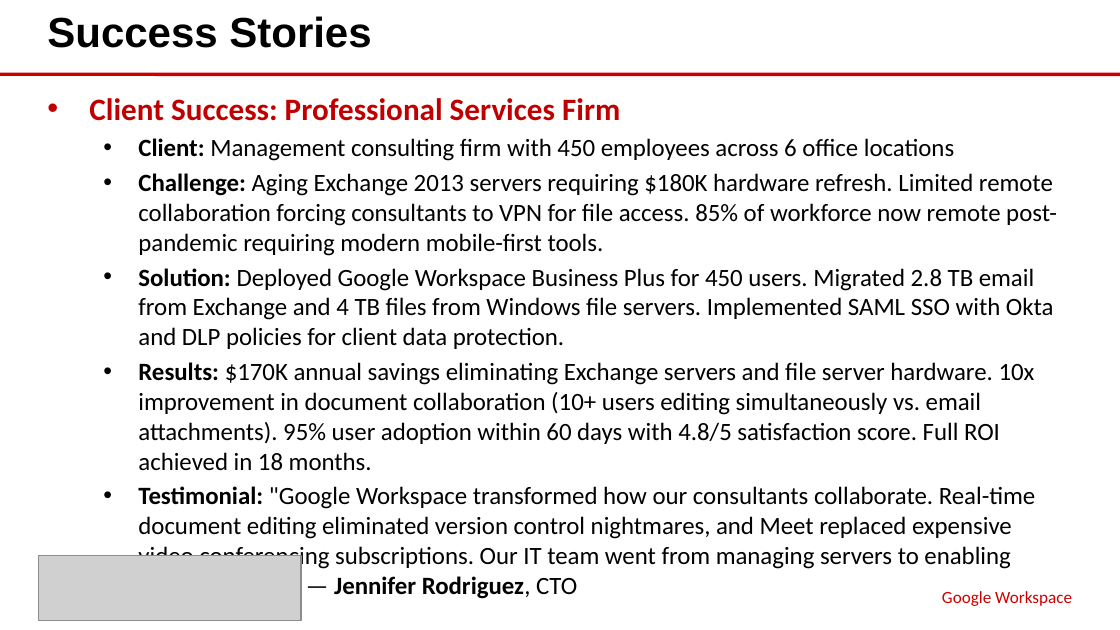
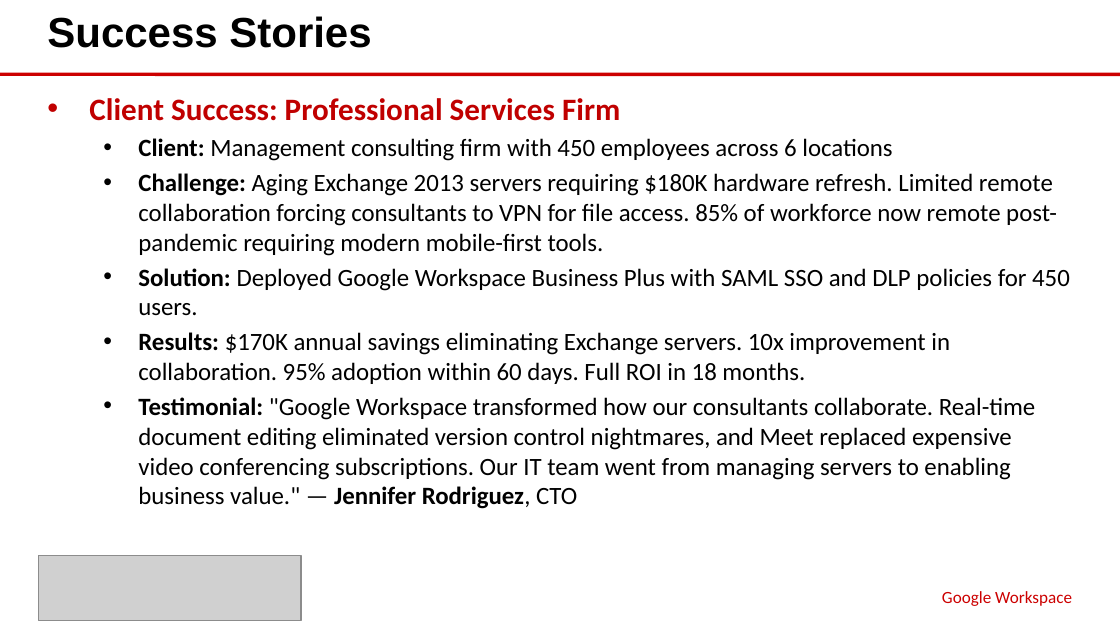
Before and after one commit to eoframework/solutions, a slide deck: slide 7 of solutions/google/modern-workspace/workspace/presales/solution-briefing.pptx. Drawn at 1120x630 pixels with LibreOffice and Linux fonts; fonts in the diff are those of the drawing; grey boxes stand for pictures. Boxes give left, top, right and bottom in pixels: in the first picture for what was removed or moved away, otherwise in the second. Text is boxed around its words. In the diff, an @@ line names an element or a change of style, - is before the commit and + after.

Commit message:
Fix Google solution briefing content lengths and Investment Summary tables
Content Length Fixes (Success Stories):
- Google Workspace Client: 11 → 9 words (< 10 requirement)
- Google Workspace Solution: 38 → 16 words (< 20 requirement)
- Google Workspace Results: 42 → 22 words (< 40 requirement)
- Google Cloud Landing Zone Client: 12 → 9 words (< 10 requirement)
- Google Cloud Landing Zone Solution: 32 → 13 words (< 20 requirement)
- Google Cloud Landing Zone Results: 49 → 29 words (< 40 requirement)

Investment Summary Table Fix:
- Added Cloud Infrastructure ($0) and Support & Maintenance ($0) rows
- Google Workspace now displays all 4 cost categories
- Matches AWS IDP reference format with complete category breakdown

All validation checks pass (5/5 files) for both Google solutions.
Regenerated all Office documents (XLSX, PPTX, DOCX).

```diff
--- a/solutions/google/modern-workspace/workspace/presales/solution-briefing.pptx
+++ b/solutions/google/modern-workspace/workspace/presales/solution-briefing.pptx
@@ text at <box>138,138,892,161</box>: text changed @@
-  • Client: Management consulting firm with 450 employees across 6 office locations
+  • Client: Management consulting firm with 450 employees across 6 locations
@@ text at <box>138,268,1070,384</box>: text changed @@
-  • Solution: Deployed Google Workspace Business Plus for 450 users. Migrated 2.8 TB email from Exchange and 4 TB files from Windows file servers. Implemented SAML SSO with Okta and DLP policies for client data protection.
-  • Results: $170K annual savings eliminating Exchange servers and file server hardware. 10x improvement in document collaboration (10+ users editing simultaneously vs. email attachments). 95% user adoption within 60 days with 4.8/5 satisfaction score. Full ROI achieved in 18 months.
+  • Solution: Deployed Google Workspace Business Plus with SAML SSO and DLP policies for 450 users.
+  • Results: $170K annual savings eliminating Exchange servers. 10x improvement in collaboration. 95% adoption within 60 days. Full ROI in 18 months.
```
Also in this commit, not shown: 11 other files.
